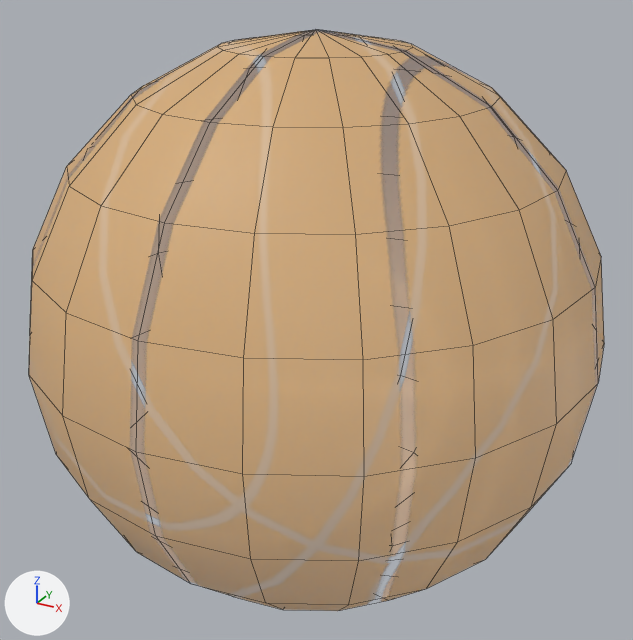
Two versions of the FBX model Assets/RawModels/Basketball.fbx, one commit apart.
Before and after are seen from a 50 mm lens placed at (0.0284, -0.0515, 0.0258), pointed at (0.0, 0.0, 0.0). Every picture has the same lights, and +X, +Y and +Z are marked at lower left. Mesh edges are drawn as thin lines. Where no turn or scale is listed for an object, it has been applied to the vertices.

The older version as bpy lines, for what is in view:
```python
mat_basketball = bpy.data.materials.new('Basketball')
mat_basketball.use_nodes = True; mat_basketball.node_tree.nodes.clear()
_N = mat_basketball.node_tree.nodes; _L = mat_basketball.node_tree.links
n0 = _N.new('ShaderNodeBsdfPrincipled'); n0.name = 'Principled BSDF'
n0.inputs[2].default_value = 0.553  # 'Roughness'
n1 = _N.new('ShaderNodeOutputMaterial'); n1.name = 'Material Output'
n2 = _N.new('ShaderNodeTexImage'); n2.name = 'Image Texture'
n2.image = img_basketball_png
n3 = _N.new('ShaderNodeTexImage'); n3.name = 'Image Texture.001'
n3.image = img_basketball_png
_L.new(n2.outputs[0], n0.inputs[0])  # 'Color' to 'Base Color'
_L.new(n3.outputs[0], n0.inputs[4])  # 'Color' to 'Alpha'
_L.new(n0.outputs[0], n1.inputs[0])  # 'BSDF' to 'Surface'
me_mesh = bpy.data.meshes.new('Mesh')
me_mesh.from_pydata(...)  # a UV sphere (20 segments, 10 rings, poles along z) spanning x -0.0203..0.0203, y -0.0203..0.0203, z -0.0203..0.0203
me_mesh.materials.append(mat_basketball)
ob_psphere22 = bpy.data.objects.new('pSphere22', me_mesh)
ob_psphere22.location = (0.0, 0.0, 0.0)
```
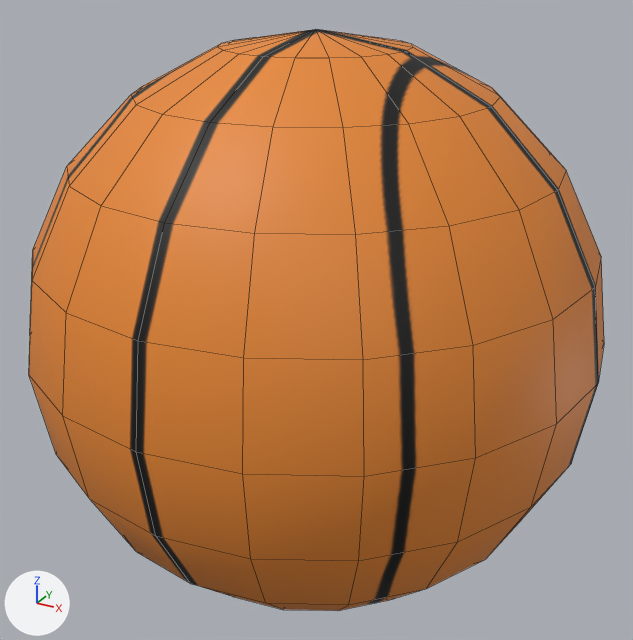
The newer file is also turned or shifted as a whole; pictures and numbers use the older file's frame.

Boxes [x1, y1, x2, y2] around the edits, measured in the pictures (633 x 640 px):
'pSphere22', surface changed (brown to orange): [29, 29, 604, 611] in both

The change, as a list of edits to the scene's bpy script:
```text
Change img_basketball_png:
    img_basketball_png: load_image('Basketball.png', '../Materials/Basketball.png', 256, 256, 'Non-Color') -> load_image('Basketball.png', '../Materials/Basketball.png', 256, 256, 'sRGB')
Change mat_basketball:
    remove n3 = _N.new('ShaderNodeTexImage'); n3.name = 'Image Texture.001'
    remove n3.image = img_basketball_png
    where n0 = _N.new('ShaderNodeBsdfPrincipled'); n0.name = 'Principled BSDF'
    remove _L.new(n3.outputs[0], n0.inputs[4])  # 'Color' to 'Alpha'
    where n2 = _N.new('ShaderNodeTexImage'); n2.name = 'Image Texture'
    add _L.new(n2.outputs[1], n0.inputs[4])  # 'Alpha' to 'Alpha'
```
